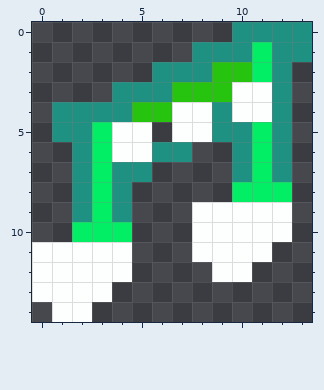
Two versions of one pixel-art sprite, Sources/Modules/MythModule/OmniElementItems/Projectiles/LilyHarpNote1.png. That is the earlier state.
The file is 28x30 pixels, drawn in blocks of 2x2; one block is one cell here.
Now the later version:
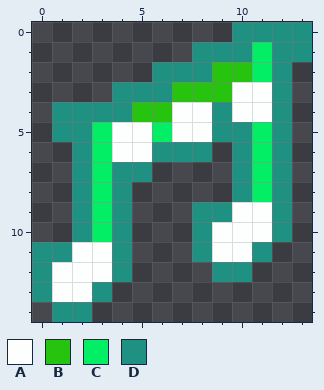
Palette (. is transparent): A #fdffff  B #27c40f  C #02ef65  D #1e9183
Edits made:
@@ x 0..13 @@
  4 .DDDDBBAADAAD.
- 5 .DDCAA.AADDCD.
- 6 ..DCAADD..DCD.
+ 5 .DDCAACAADDCD.
+ 6 ..DCAADDD.DCD.
  7 ..DCDD....DCD.
- 8 ..DCD.....CCC.
- 9 ..DCD...AAAAA.
-10 ..CCC...AAAAA.
-11 AAAAA...AAAA..
-12 AAAAA....AA...
-13 AAAA..........
-14 .AA...........
+ 8 ..DCD.....DCD.
+ 9 ..DCD...DDAAD.
+10 ..DCD...DAAAD.
+11 DDAAD...DAAD..
+12 DAAAD....DD...
+13 DAAD..........
+14 .DD...........
Pixel boxes of the changes (left, top, right, bottom) in both pictures:
changed: (32, 122, 292, 322)
